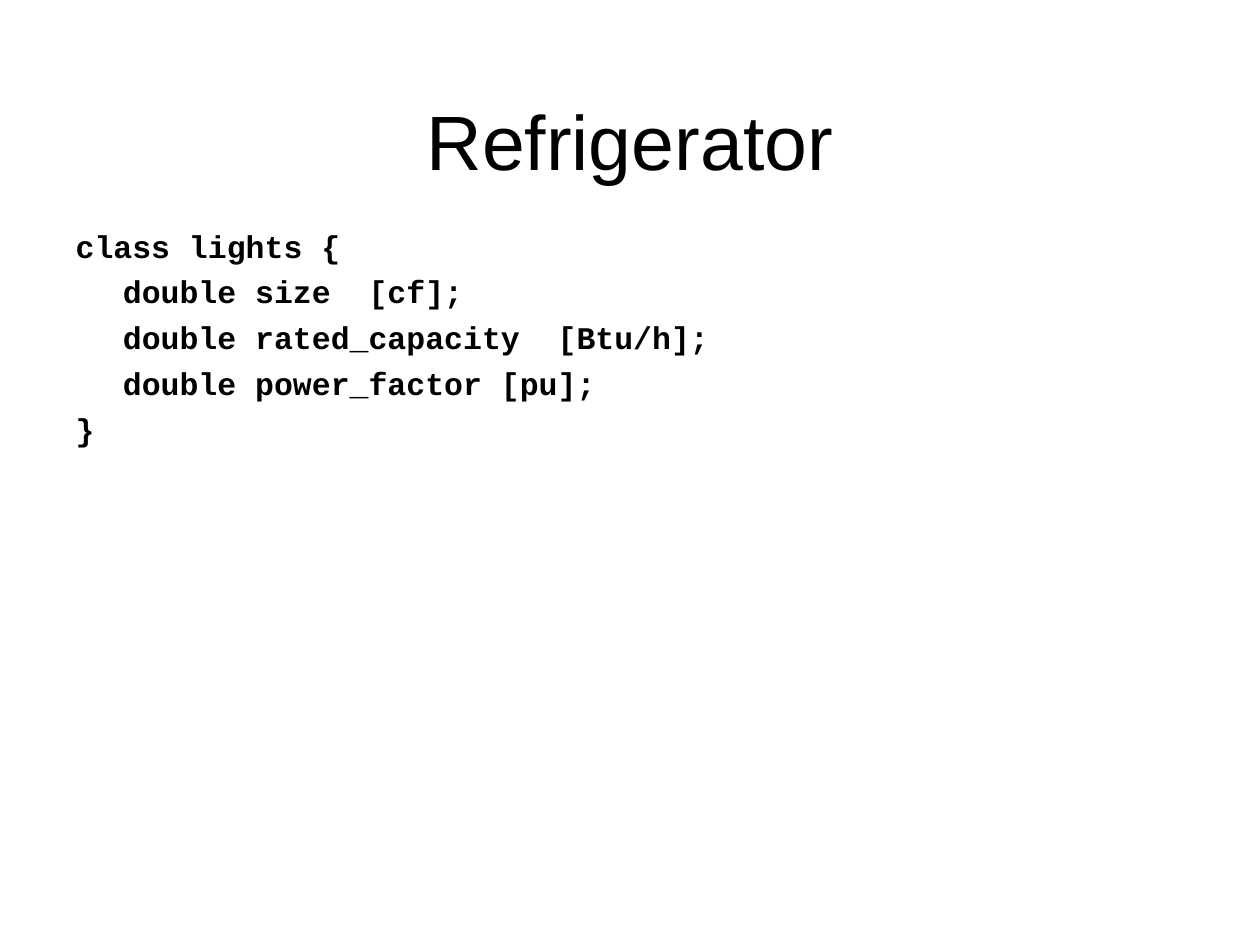
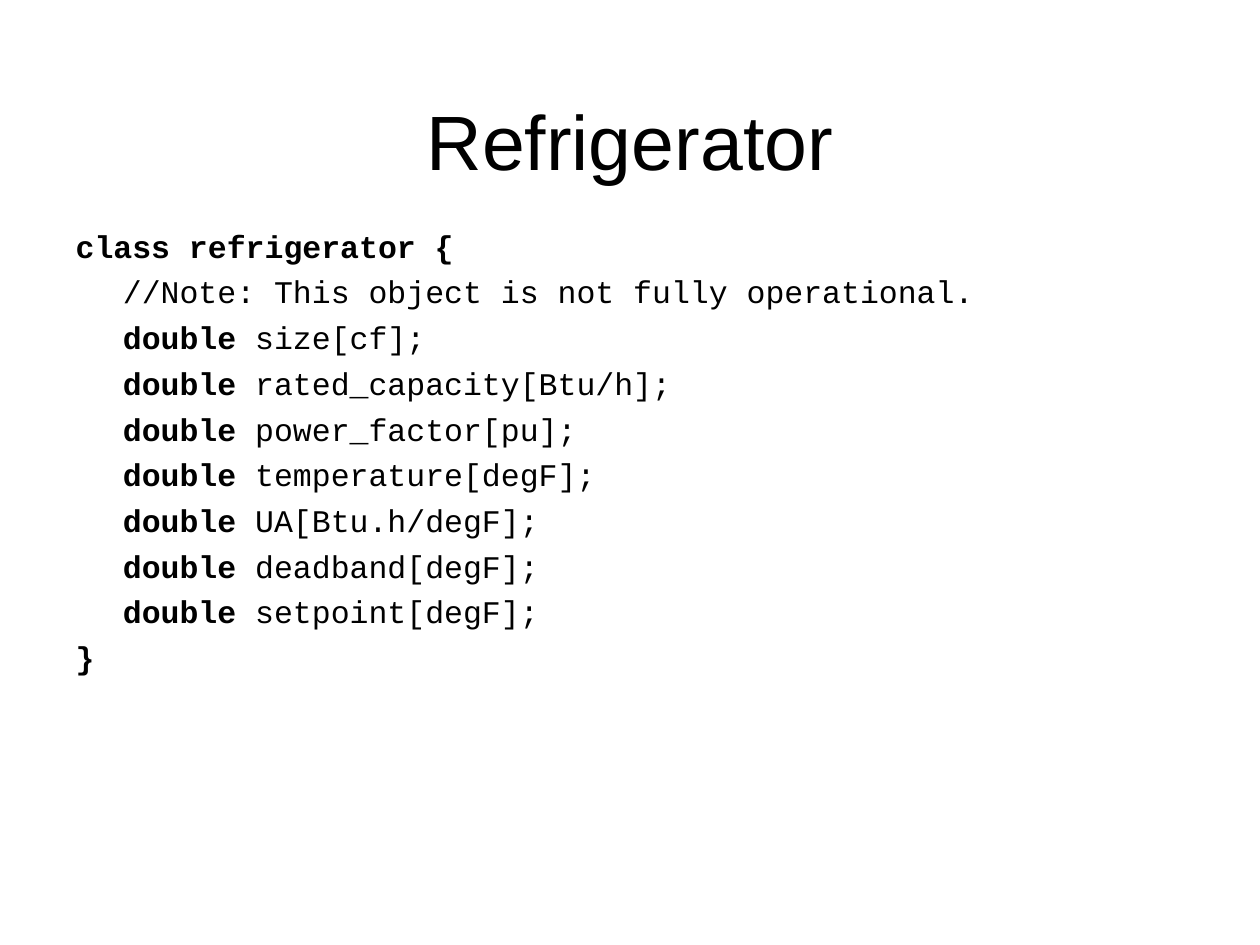
Before and after one commit to gridlab-d/course, a slide deck: slide 16 of Short_6_21_2010/4.4 - Residential.ppt (slide 14 before the commit). Drawn at 1260x945 pixels with LibreOffice and Linux fonts; fonts in the diff are those of the drawing; background and template pictures are left out. Boxes give left, top, right and bottom in pixels: in the first picture for what was removed or moved away, otherwise in the second. Text is boxed around its words. In the diff, an @@ line names an element or a change of style, - is before the commit and + after.

```diff
--- a/Short_6_21_2010/4.4 - Residential.ppt
+++ b/Short_6_21_2010/4.4 - Residential.ppt
@@ text at [76, 235, 974, 630]: text changed; bold off @@
-class lights {
-double size [cf];
-double rated_capacity [Btu/h];
-double power_factor [pu];
+class refrigerator {
+//Note: This object is not fully operational.
+double size[cf];
+double rated_capacity[Btu/h];
+double power_factor[pu];
+double temperature[degF];
+double UA[Btu.h/degF];
+double deadband[degF];
+double setpoint[degF];
```
Also in this commit, not shown: 19 other slides changed, 7 slides added, 1 slide removed, 1 other file.
